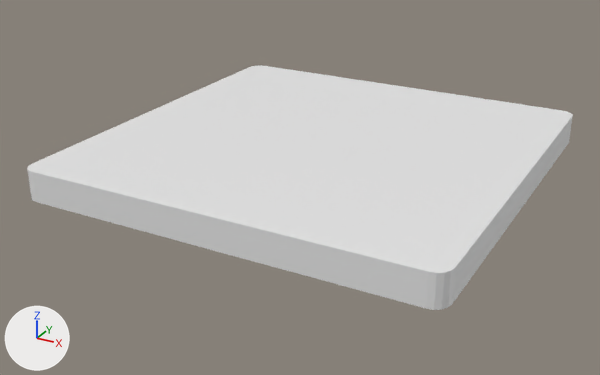
A saved change to the Blender file Assets/Configs/CardGen/cardBody.blend.
The view is the same before and after, from a 50 mm lens placed at (5.25, -10.24, 4.47), pointed at (-0.19, -0.34, -0.48). The lights are fixed; the arrows at lower left show +X, +Y and +Z.
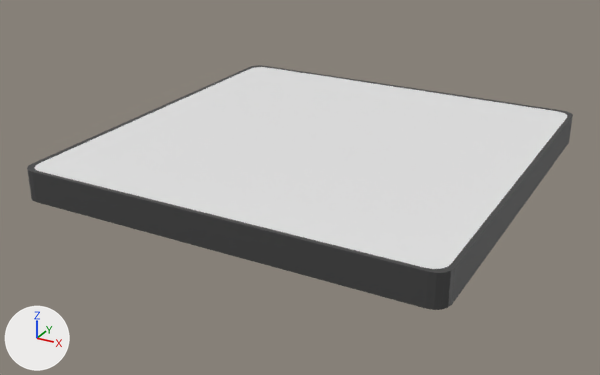
Commit message: Add card outline

Changed parts and their boxes (x1, y1, x2, y2) in the pictures (600 x 375 px):
part 1 of me_cube, built on: (27, 65, 573, 273) in both
part 2 of me_cube, recoloured (white to black): (27, 116, 573, 310) in both

The change, as a diff of the scene's bpy script:
```diff
--- a/Assets/Configs/CardGen/cardBody.blend.py
+++ b/Assets/Configs/CardGen/cardBody.blend.py
@@ mat_material @@
+mat_material = principled_material('Material')
+mat_material.base_color = (0.8, 0.8, 0.8)  # white #e7e7e7
@@ mat_outline @@
+mat_outline = principled_material('Outline')
+mat_outline.base_color = (0.0548, 0.0548, 0.0548)  # black #424242
@@ me_cube @@
 # used by ob_cube_001; location = (0.0, 0.0, 0.0)
-me_cube.from_pydata(...)  # 40 vertices, 22 faces; spans x -3.0..3.0, y -3.0..3.0, z -0.22..0.22
+me_cube.from_pydata(...)  # 80 vertices, 62 faces; spans x -3.0..3.0, y -3.0..3.0, z -0.22..0.22
+# me_cube part 1
+# 2 faces are deleted
+# 40 vertices are added at x -2.93..2.93, y -2.93..2.93, z -0.22..0.22
+# 40 new faces join them, mat_outline (black #424242)
+# 2 new faces join them, mat_material (white #e7e7e7)
+# me_cube part 2: 20 faces spanning x -3.0..3.0, y -3.0..3.0, z -0.22..0.22 switch from no material to mat_outline (black #424242)
+me_cube.materials.append(mat_material)  # white #e7e7e7
```
